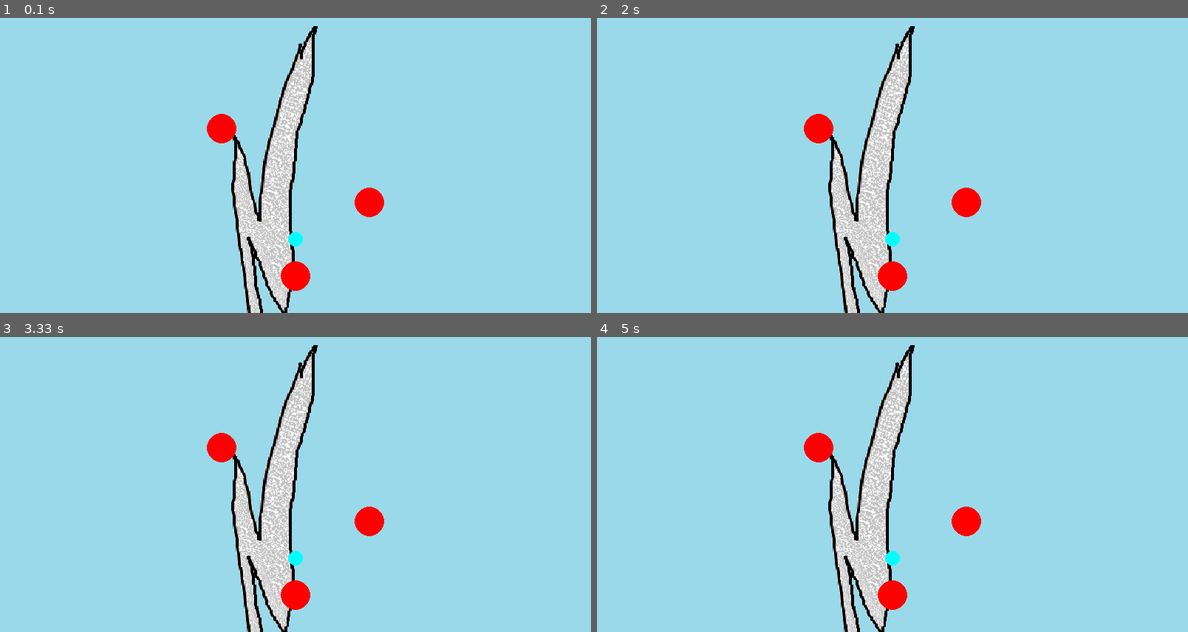
Above: before the commit, frames 1-4 (two rows, left to right).
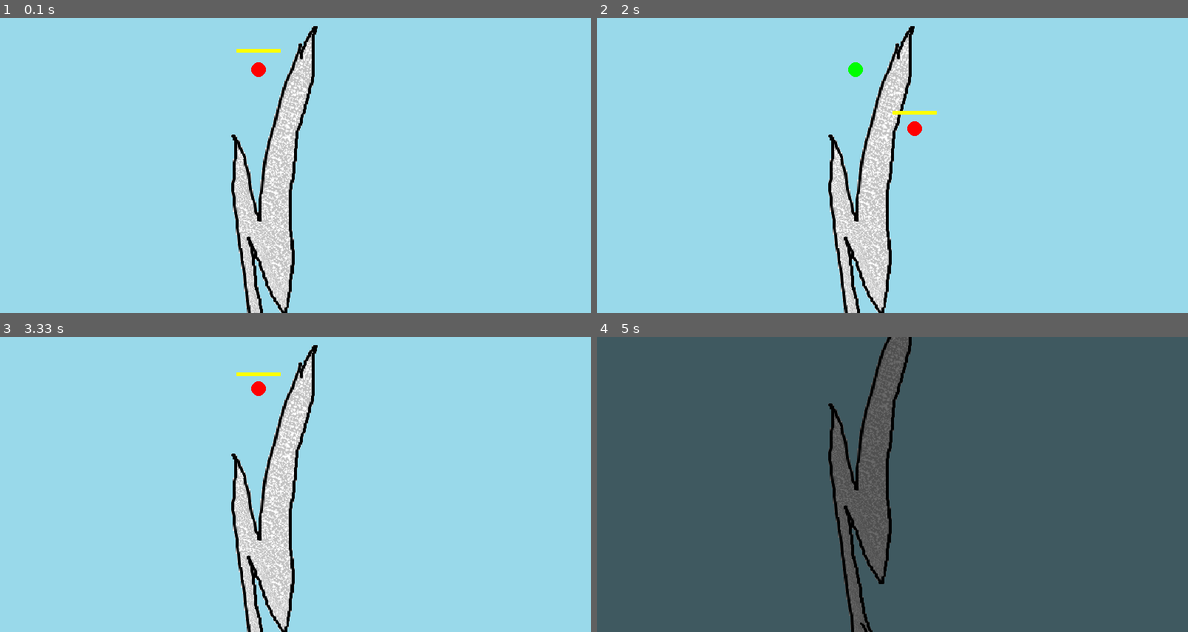
Above: after the commit, the same moments.

Repository: JoyYU271/2510-CSP1123-3-09
Game: pygame game, started from CSP project.py
The game is run twice, just before and just after one commit, with the same random seed, the same clock (stepped at 60 frames per second) and the same inputs.
Inputs:
- Up to frame 1 (0.1 s): no input
- Up to frame 2 (2 s): tap Space at 0.33, 1.07, 1.37, 1.57, 1.87 s; tap Z at 0.67 s; hold Z 1-1.47 s
- Up to frame 3 (3.33 s): tap Z at 2.33 s; tap Space at 3.23 s
- Up to frame 4 (5 s): tap Space at 3.53, 3.8, 4.13, 4.43 s; tap Z at 4.5 s

The runs differ from the first frame. In frame 1, 1.4% of the frame differs, in the area x 35-65%, y 10-93%; in frame 2, 1.5%; in frame 3, 1.4%; in frame 4, 100%, in the area x 0-100%, y 0-100%.

Commit message:
Finish minigame 2

Diff:
--- a/CSP project.py
+++ b/CSP project.py
@@ -6,50 +6,104 @@
 pygame.display.set_caption('Target line connect')
 clock = pygame.time.Clock()
 
-#player (line) class/code?
-#   line_start = need to find
-# pos = pygame.mouse.get_pos()  <-- need this in game loop
-# pygame.draw.line(screen, color, line_start, line_end)  <-- this too
+background = pygame.image.load('minigame 2.png')
 
-background = pygame.image.load('minigame 2.png')
+# --- Player + Game Setup ---
+AIM_WIDTH = 60
+AIM_HEIGHT = 5
+
+# --- Targets ---
+target_positions = [(350, 70), (430, 150), (430, 250), (250, 350)] #Place targets accordingly
+current_target_index = 0
+HIT_TOLERANCE = 15
+
+# --- Aim Bar Setup (Oscillates vertically) ---
+aim_bar_x = target_positions[0][0]
+aim_y_min = target_positions[0][1] - 40
+aim_y_max = target_positions[0][1] + 40
+aim_y = aim_y_min
+aim_direction = 1
+aim_speed = 2
+
+# --- Hit Line Storage ---
+hit_points = [target_positions[0]]
 
 # --- Game States ---
 camera_offset_y = 0
 cutscene_active = False
 cutscene_speed = 2 #pixels per frame
 next_targets_ready = False
+targets_initialized = False
 
-# --- Player Setup ---
-player_pos = pygame.Vector2(400, 300)
-player_speed = 4
-PLAYER_RADIUS = 10
-
-# -- Target Setup ---
-TARGET_RADIUS = 20
-target_positions = [(300, 150), (500, 250), (400, 350)] #Place targets accordingly
+# Fade variables
+fade_alpha = 0  # Start with no fade
+fade_speed = 5  # How quickly the screen fades out
+fade_in_progress = False  # Whether the fade is in progress
+fade_complete = False  # Whether the fade-out is complete
 
 def trigger_cutscene():
     global cutscene_active
     cutscene_active = True
 
 def draw_targets():
-    for x, y in target_positions:
+    if cutscene_active or fade_in_progress:  # Skip drawing if cutscene or fade-out is active
+        return
+    for i, (x, y) in enumerate(target_positions):
         screen_x = x
         screen_y = y - camera_offset_y
-        pygame.draw.circle(screen, 'red', (screen_x, screen_y), TARGET_RADIUS)
+        if i == current_target_index:
+            pygame.draw.circle(screen, 'red', (screen_x, screen_y), 10)
+        elif i < current_target_index:
+            pygame.draw.circle(screen, 'green', (screen_x, screen_y), 10)
 
-def draw_player():
-    pygame.draw.circle(screen, 'cyan', (player_pos.x, player_pos.y), PLAYER_RADIUS)
+def draw_aim_bar():
+    if cutscene_active or fade_in_progress:  # Skip drawing if cutscene or fade-out is active
+        return
+    pygame.draw.rect(screen, 'yellow', (aim_bar_x - AIM_WIDTH // 2, aim_y  - camera_offset_y, AIM_WIDTH, AIM_HEIGHT))
 
-def handle_target_hit():
-    global target_positions
-    for (x,y) in target_positions:
-        dx = player_pos.x - x
-        dy = player_pos.y + camera_offset_y - y #adjust for camera
-        distance = (dx ** 2 + dy **2) ** 0.5
-        if distance <= TARGET_RADIUS + PLAYER_RADIUS:
-            target_positions.remove((x,y))
-            break
+def draw_lines():
+    if fade_in_progress:  # Skip drawing lines if fade-out is active
+        return
+    for i in range(len(hit_points) - 1):
+        p1 = (hit_points[i][0], hit_points[i][1] - camera_offset_y)
+        p2 = (hit_points[i + 1][0], hit_points[i + 1][1] - camera_offset_y)
+        pygame.draw.line(screen, 'white', p1, p2, 3)
+
+def reset_minigame():
+    global target_positions, current_target_index, hit_points
+    global aim_bar_x, aim_y, aim_y_min, aim_y_max, aim_direction
+    global camera_offset_y, cutscene_active, next_targets_ready, targets_initialized
+    global fade_alpha, fade_in_progress, fade_complete
+
+    # Reset game state
+    target_positions = [(350, 70), (430, 150), (430, 250), (250, 350)]
+    current_target_index = 0
+    hit_points = [target_positions[0]]
+
+    aim_bar_x = target_positions[0][0]
+    ty = target_positions[0][1]
+    aim_y_min = ty - 40
+    aim_y_max = ty + 40
+    aim_y = aim_y_min
+    aim_direction = 1
+
+    camera_offset_y = 0
+    cutscene_active = False
+    next_targets_ready = False
+    targets_initialized = False
+
+    # Reset fade variables
+    fade_alpha = 0
+    fade_in_progress = False
+    fade_complete = False
+
+    print("Minigame reset.")
+
+# Function to trigger the fade-out effect and reset the game
+def fade_out_and_reset():
+    global fade_alpha, fade_in_progress, fade_complete
+    fade_in_progress = True
+    fade_complete = False
 
 while True:
     for event in pygame.event.get():
@@ -59,29 +113,33 @@
 
         # Player presses SPACE to 'hit'
         if event.type == pygame.KEYDOWN:
+            if event.key == pygame.K_z and not fade_in_progress:
+                fade_out_and_reset()
+
             if not cutscene_active:
                 if event.key == pygame.K_SPACE:
-                    handle_target_hit()
+                    if current_target_index < len(target_positions):
+                        tx, ty = target_positions[current_target_index]
+                        adjusted_aim_y = aim_y - camera_offset_y if not next_targets_ready else aim_y
+                        if abs(adjusted_aim_y - ty) <= HIT_TOLERANCE:
+                            hit_points.append((tx, ty))
+                            current_target_index += 1
 
-    # --- Handle Movement ---
-    keys = pygame.key.get_pressed()
-    if not cutscene_active:
-        if keys[pygame.K_LEFT] or keys[pygame.K_a]:
-            player_pos.x -= player_speed
-        if keys[pygame.K_RIGHT] or keys[pygame.K_d]:
-            player_pos.x += player_speed
-        if keys[pygame.K_UP] or keys[pygame.K_w]:
-            player_pos.y -= player_speed
-        if keys[pygame.K_DOWN] or keys[pygame.K_s]:
-            player_pos.y += player_speed
+                            # Setup next target *only if it exists*
+                            if current_target_index < len(target_positions):
+                                # Update aim bar range for next target
+                                next_tx, next_ty = target_positions[current_target_index]
+                                aim_bar_x = next_tx
+                                aim_y_min = max(0, next_ty - 40)
+                                aim_y_max = min(800, next_ty + 40)
+                                aim_y = aim_y_min
+                                aim_direction = 1
 
-    # Clamp to screen bounds
-    player_pos.x = max(PLAYER_RADIUS, min(800 - PLAYER_RADIUS, player_pos.x))
-    player_pos.y = max(PLAYER_RADIUS, min(400 - PLAYER_RADIUS, player_pos.y))
-
+                        else:
+                            print("Missed!")
 
     # --- Trigger Cutscene if all targets are hit ---
-    if not cutscene_active and target_positions == []:
+    if not cutscene_active and current_target_index >= len(target_positions):
         trigger_cutscene()
 
     # --- Cutscene scrolling ---
@@ -92,18 +150,48 @@
             cutscene_active = False
             next_targets_ready = True
 
-    # --- Background + Camera ---
+    # --- After cutscene: spawn new targets ---
+    if not cutscene_active and next_targets_ready and not targets_initialized:
+        target_positions = [(250, 450), (500, 550), (400, 700)]
+        current_target_index = 0
+        aim_bar_x = target_positions[0][0]
+        next_ty = target_positions[0][1]
+        aim_y_min = next_ty - 40
+        aim_y_max = next_ty + 40
+        aim_y = aim_y_min
+        aim_direction = 1
+        targets_initialized = True  # ✅ so it won't run again!
+
+    #Move the aim bar up and down
+    aim_y += aim_speed * aim_direction
+    if aim_y >= aim_y_max or aim_y <= aim_y_min:
+        aim_direction *= -1
+
+    # --- Handle Fade Effect ---
+    if fade_in_progress:
+        fade_alpha += fade_speed  # Increase opacity
+        if fade_alpha >= 255:  # When the fade is complete
+            fade_alpha = 255
+            fade_complete = True
+
+    # --- Reset Minigame after Fade ---
+    if fade_complete:
+        reset_minigame()  # Reset game state
+        fade_in_progress = False  # Stop fade-out
+
+    # --- Drawing ---
     screen.blit(background, (0, -camera_offset_y))
 
-    # --- After cutscene: spawn new targets ---
-    if not cutscene_active:
-        #Update + draw targets
-        if next_targets_ready:
-            target_positions = [(250, 500), (550, 600), (400, 700)]
-            next_targets_ready = False
-        draw_targets()
+    # Draw the fade effect (black screen with increasing opacity)
+    if fade_in_progress:
+        fade_surface = pygame.Surface((800, 400))
+        fade_surface.fill((0, 0, 0))  # Fill the surface with black
+        fade_surface.set_alpha(fade_alpha)  # Set the opacity
+        screen.blit(fade_surface, (0, 0))  # Draw it over the screen
 
-    draw_player()
+    draw_lines()
+    draw_targets()
+    draw_aim_bar()
 
     pygame.display.update()
     clock.tick(60)
